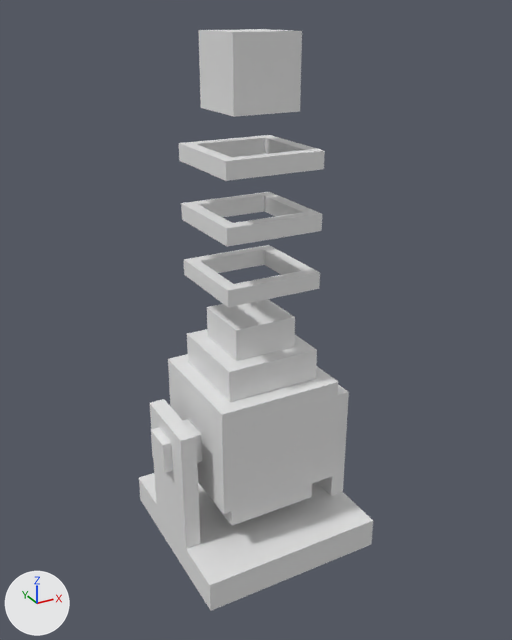
Before and after pictures for a commit that changed the Blender file src/main/resources/assets/technomage/models/block/bore.blend.
Camera for both pictures: a 50 mm camera at (-1.19, -2.21, 2.07) aimed at (0.01, -0.02, 0.97). Every picture has the same lights, and +X, +Y and +Z are marked at lower left.

Before the edit, the objects in view are built like this:
```python
ob_borebase = bpy.data.objects.new('BoreBase', me_borebase)
ob_borebase.location = (0.0, 0.0, 0.0)
ob_borebase.scale = (0.5, 0.5, 0.5)
ob_borecore = bpy.data.objects.new('BoreCore', me_borecore)
ob_borecore.parent = ob_borebase
ob_borecore.location = (0.0, 0.0, 0.5)
ob_focuscrystal = bpy.data.objects.new('FocusCrystal', me_focuscrystal)
ob_focuscrystal.parent = ob_borecore
ob_focuscrystal.location = (0.0, 0.0, 1.875)
ob_ringback = bpy.data.objects.new('RingBack', me_ringback)
ob_ringback.parent = ob_borecore
ob_ringback.location = (0.0, 0.0, 1.156)
ob_ringback.scale = (1.5, 1.5, 1.0)
ob_ringfront = bpy.data.objects.new('RingFront', me_ringfront)
ob_ringfront.parent = ob_borecore
ob_ringfront.location = (0.0, 0.0, 1.594)
ob_ringfront.scale = (1.5, 1.5, 1.0)
ob_ringmiddle = bpy.data.objects.new('RingMiddle', me_ringmiddle)
ob_ringmiddle.parent = ob_borecore
ob_ringmiddle.location = (0.0, 0.0, 1.375)
ob_ringmiddle.scale = (1.5, 1.5, 1.0)
# me_ringback
# before: 8 (-0.094, -0.094, 0.031) at pixel (233, 283), 9 (0.094, -0.094, 0.031) at pixel (302, 270), 10 (-0.094, 0.094, 0.031) at pixel (199, 260), 11 (0.094, 0.094, 0.031) at pixel (264, 249), 12 (-0.094, -0.094, -0.031)
# before: 13 (0.094, -0.094, -0.031), 14 (-0.094, 0.094, -0.031), 15 (0.094, 0.094, -0.031) at pixel (264, 264), 16 (0.094, -0.094, -0.01), 17 (0.094, -0.094, 0.01)
# before: 18 (0.094, 0.094, 0.01) at pixel (264, 254), 19 (0.094, 0.094, -0.01) at pixel (264, 259), 20 (-0.094, 0.094, -0.01), 21 (-0.094, 0.094, 0.01), 22 (-0.094, -0.094, 0.01)
# before: 23 (-0.094, -0.094, -0.01)
```
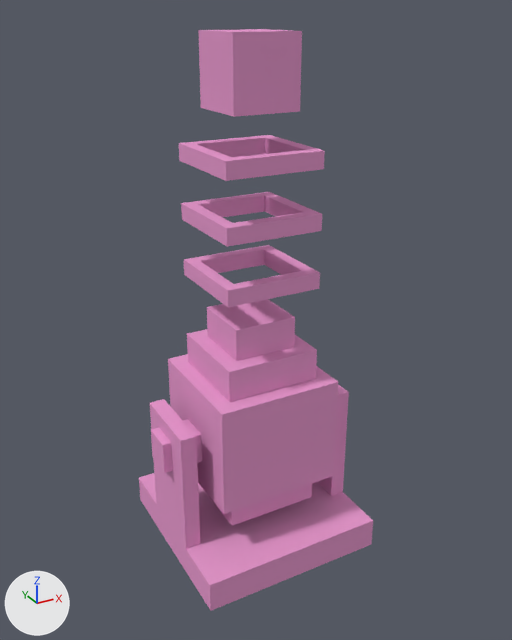
The newer file is also turned or shifted as a whole; pictures and numbers use the older file's frame.

Changed parts and their boxes (x1, y1, x2, y2) in the pictures (512 x 640 px; the box of a moved part takes in the faces that stretch with it):
'BoreCore', recoloured (grey to pink)
    both: (168, 299, 338, 526)
'FocusCrystal', recoloured (grey to pink)
    both: (198, 29, 302, 117)
'RingMiddle', recoloured (grey to pink)
    both: (181, 192, 322, 247)
'RingFront', recoloured (grey to pink)
    both: (179, 135, 325, 181)
part 1 of me_borebase, moved or reshaped
    both: (139, 473, 373, 611)
part 2 of me_borebase, recoloured (grey to pink)
    both: (150, 384, 349, 549)
part 3 of me_ringback, moved or reshaped
    both: (201, 250, 302, 275)
part 4 of me_ringback, recoloured (grey to pink)
    both: (184, 245, 320, 307)

The change in detail:
Material 'Material' (mat_material) is new.
Its base color is (0.8, 0.326, 0.615) (pink #e79bce).
me_borecore has 32 vertices, 21 faces and spans x -0.25..0.25, y -0.25..0.25, z -0.312..0.5.
me_borecore now uses material mat_material (pink #e79bce).
me_focuscrystal has 8 vertices, 6 faces and spans x -0.125..0.125, y -0.125..0.125, z -0.125..0.125.
me_focuscrystal now uses material mat_material (pink #e79bce).
me_borebase has 32 vertices, 22 faces and spans x -0.82..0.81, y -0.75..0.75, z 0.0..1.25.
me_borebase is used by ob_borebase; location (0.0, 0.0, 0.0); scale (0.5, 0.5, 0.5).
Part 1, on me_borebase:
8 faces are deleted.
8 new faces join them.
me_borebase part 2: 22 faces spanning x -0.82..0.81, y -0.75..0.75, z 0.0..1.25 switch from no material to mat_material (pink #e79bce).
me_ringfront has 16 vertices, 16 faces and spans x -0.125..0.125, y -0.125..0.125, z -0.031..0.031.
me_ringfront now uses material mat_material (pink #e79bce).
me_ringback is used by ob_ringback; parent ob_borecore; location (0.0, 0.0, 1.156); scale (1.5, 1.5, 1.0).
Verts and faces of me_ringback; kept vertices keep their numbers, new ones are numbered from 24.
me_ringback had 24 vertices, 16 faces and spanned x -0.125..0.125, y -0.125..0.125, z -0.031..0.031.
me_ringback now has 16 vertices, 16 faces and spans x -0.125..0.125, y -0.125..0.125, z -0.031..0.031.
Part 3, on me_ringback:
Vertices deleted: 16 to 23 (with the faces that use them).
New faces: (8, 12, 14, 10), (9, 11, 15, 13), (10, 14, 15, 11), (8, 9, 13, 12).
me_ringback part 4: 12 faces spanning x -0.125..0.125, y -0.125..0.125, z -0.031..0.031 switch from no material to mat_material (pink #e79bce).
me_ringmiddle has 24 vertices, 16 faces and spans x -0.125..0.125, y -0.125..0.125, z -0.031..0.031.
me_ringmiddle now uses material mat_material (pink #e79bce).
